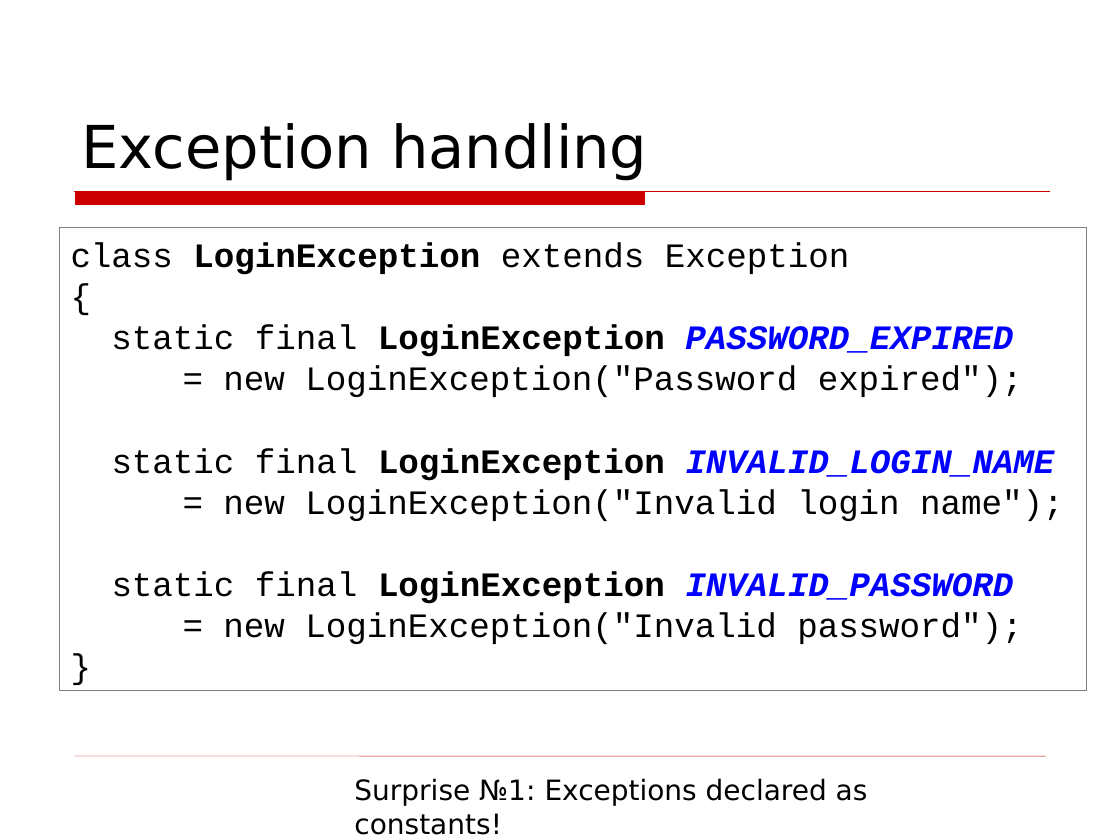
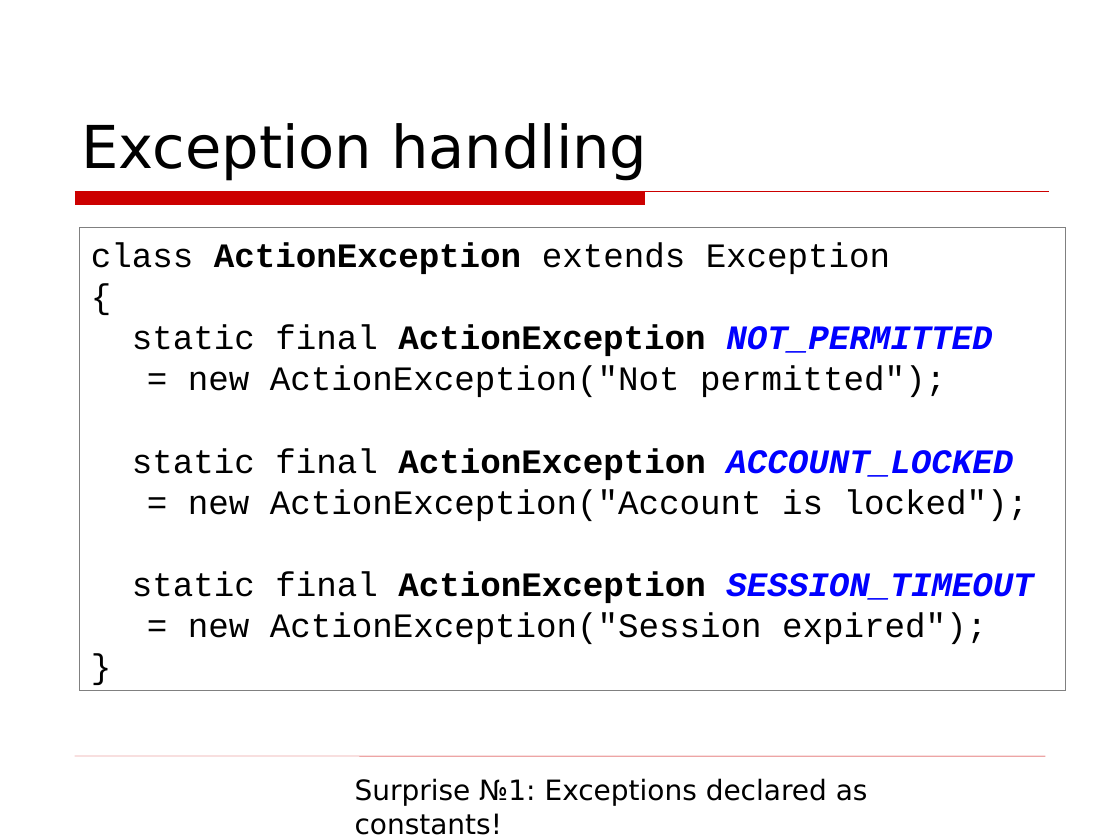
Before and after one commit to asolntsev/presentations, a slide deck: slide 14 of wtf-code/WTF_code.topconf.en.ppt (slide 15 before the commit). Drawn at 1120x840 pixels with LibreOffice and Linux fonts; fonts in the diff are those of the drawing; background and template pictures are left out. Boxes give left, top, right and bottom in pixels: in the first picture for what was removed or moved away, otherwise in the second. Text is boxed around its words. In the diff, an @@ line names an element or a change of style, - is before the commit and + after.

```diff
--- a/wtf-code/WTF_code.topconf.en.ppt
+++ b/wtf-code/WTF_code.topconf.en.ppt
@@ rectangle "class ActionException extends Exception": place and size @@
-rectangle "class ActionException extends Exception" at bbox=[59, 227, 1086, 690]
+rectangle "class ActionException extends Exception" at bbox=[80, 227, 1065, 690]
@@ text in rectangle at bbox=[91, 242, 890, 274]: text changed @@
-class LoginException extends Exception
+class ActionException extends Exception
@@ text in rectangle at bbox=[132, 324, 1033, 644]: text changed @@
-static final LoginException PASSWORD_EXPIRED
-= new LoginException("Password expired");
-static final LoginException INVALID_LOGIN_NAME
-= new LoginException("Invalid login name");
-static final LoginException INVALID_PASSWORD
-= new LoginException("Invalid password");
+static final ActionException NOT_PERMITTED
+= new ActionException("Not permitted");
+static final ActionException ACCOUNT_LOCKED
+= new ActionException("Account is locked");
+static final ActionException SESSION_TIMEOUT
+= new ActionException("Session expired");
```
Also in this commit, not shown: 9 other slides changed, 10 slides added, 12 slides removed.
